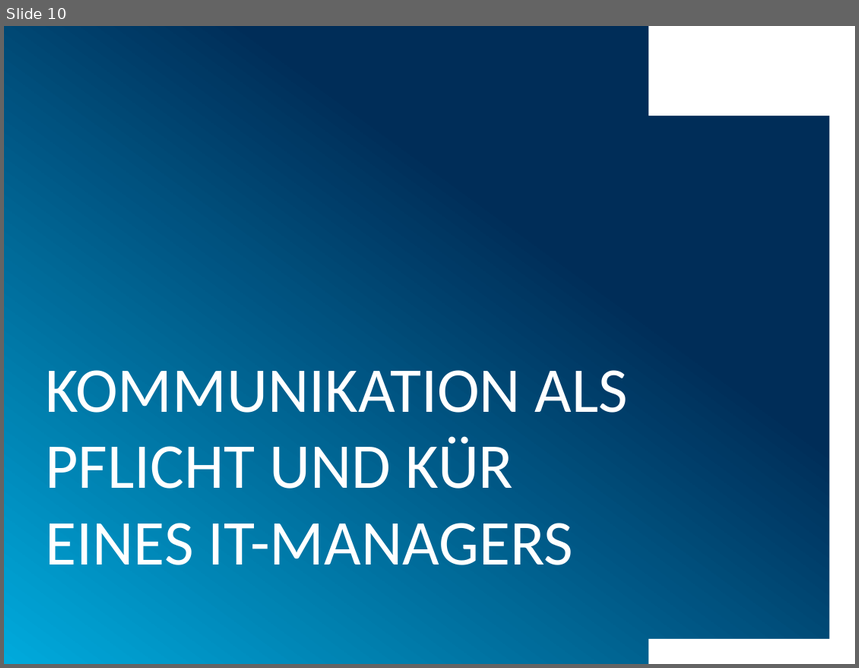
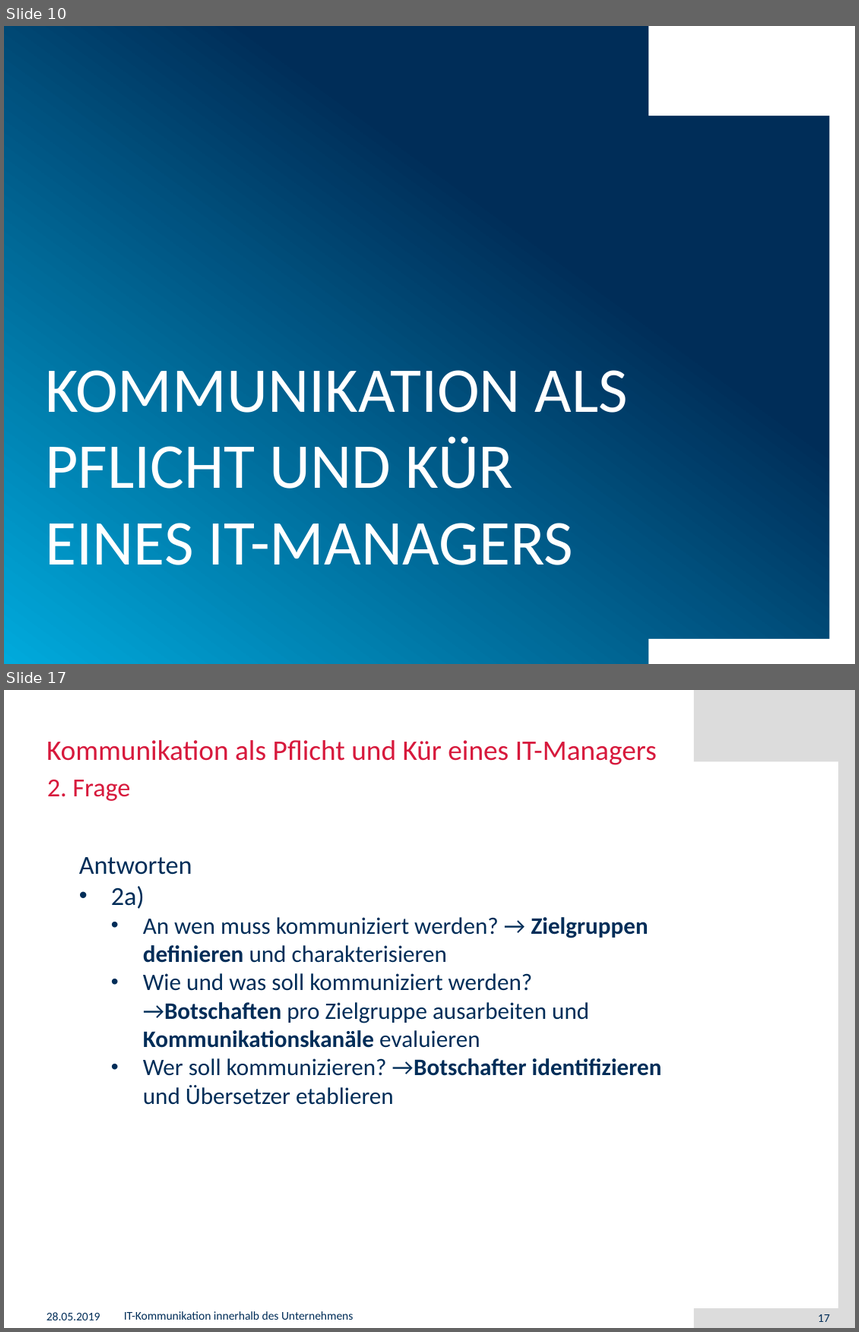
Before and after one commit to muensto/itm_vortrag_1233, a slide deck: 20190528.pptx. Shown one above the other, each under a label of ours: slide 10 before the commit, slides 10 and 17 after it; the slides between them are not shown. The pictures are 859x668 and 859x1332 pixels, drawn with LibreOffice and Linux fonts; fonts in the diff are those of the drawing; background and template pictures are left out. Boxes give left, top, right and bottom in pixels: in the first picture for what was removed or moved away, otherwise in the second. Text is boxed around its words. In the diff, an @@ line names an element or a change of style, - is before the commit and + after.

```diff
--- a/20190528.pptx
+++ b/20190528.pptx
@@ slide 17 added at (4,690,855,1328), background #FFFFFF @@
@@ rectangle added at (694,690,855,761), fill #DCDCDC @@
@@ rectangle added at (839,690,855,1323), fill #DCDCDC @@
@@ title added at (47,740,657,765), 24 pt, text #D7193C @@
+Kommunikation als Pflicht und Kür eines IT-Managers
@@ text added at (47,779,130,801), 22 pt, text #D7193C @@
+2. Frage
@@ text added at (79,857,662,1105), 20 pt, text #002D58 @@
+Antworten
+• 2a)
+  • An wen muss kommuniziert werden? → Zielgruppen definieren und charakterisieren
+  • Wie und was soll kommuniziert werden? →Botschaften pro Zielgruppe ausarbeiten und Kommunikationskanäle evaluieren
+  • Wer soll kommunizieren? →Botschafter identifizieren und Übersetzer etablieren
@@ text added at (47,1312,101,1321), 10 pt, text #002D58 @@
+28.05.2019
@@ text added at (124,1312,353,1320), 10 pt, text #002D58 @@
+IT-Kommunikation innerhalb des Unternehmens
@@ rectangle added at (694,1309,855,1328), fill #DCDCDC @@
@@ page number added at (818,1315,830,1322), 10 pt, text #002D58 @@
+17
```
Also in this commit, not shown: 2 slides changed, 12 other slides added.
